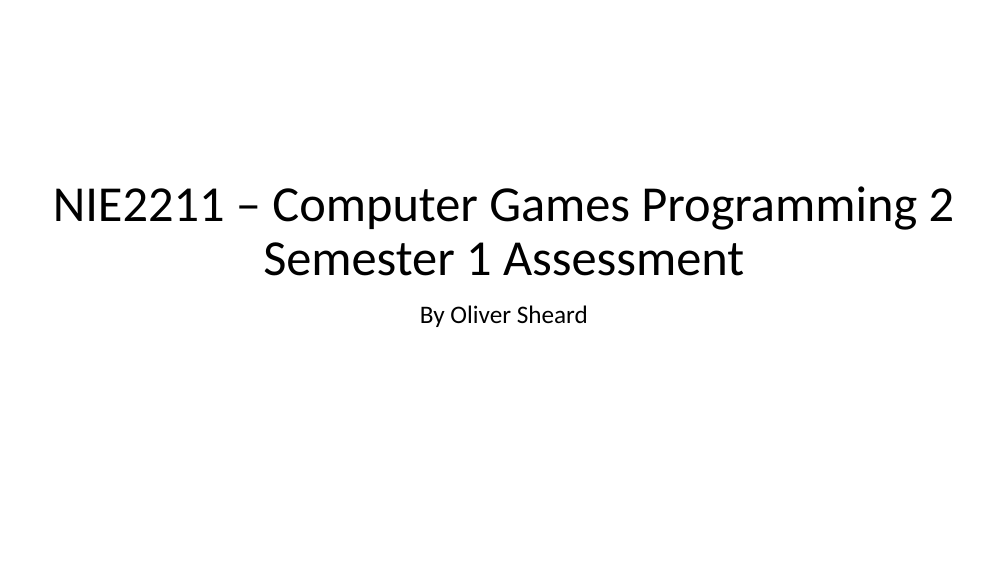
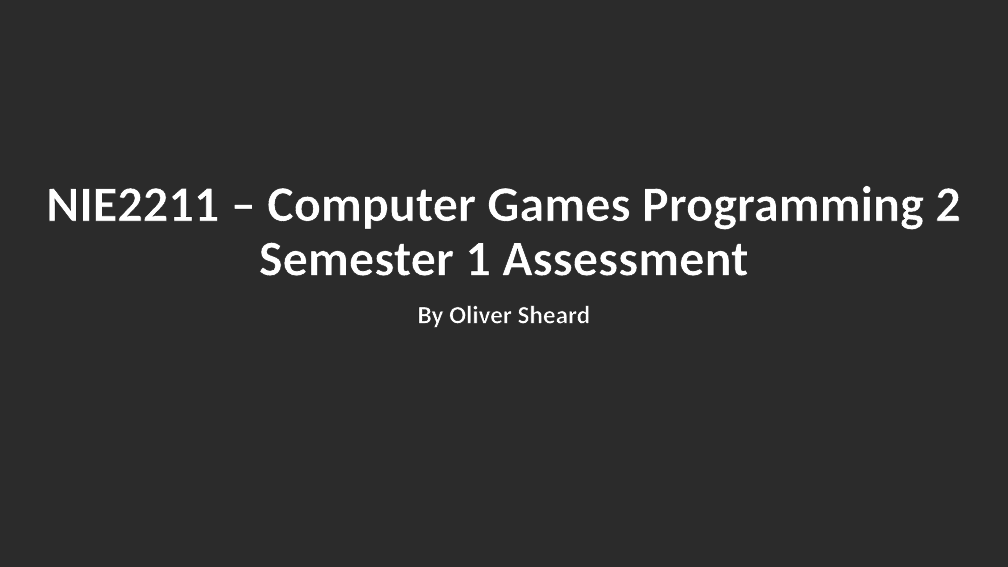
Before and after one commit to FinalFreedom/CPlusPlus2, a slide deck: slide 1 of CPlus/U1664298_OSHEARD.pptx. Drawn at 1008x567 pixels with LibreOffice and Linux fonts; fonts in the diff are those of the drawing; background and template pictures are left out; a plain dark background stands for a picture behind light text. Boxes give left, top, right and bottom in pixels: in the first picture for what was removed or moved away, otherwise in the second. Text is boxed around its words. In the diff, an @@ line names an element or a change of style, - is before the commit and + after.

```diff
--- a/CPlus/U1664298_OSHEARD.pptx
+++ b/CPlus/U1664298_OSHEARD.pptx
@@ background #FFFFFF to picture (left out) @@
@@ title "NIE2211 – Computer Games Programming ..." at [46, 186, 960, 276]: text colour #000000 to #FFFFFF, letter outline none to #000000 0.75 pt, bold on @@
@@ subtitle "By Oliver Sheard" at [418, 306, 591, 327]: text colour #000000 to #FFFFFF, letter outline none to #000000 0.75 pt, bold on @@
```
Also in this commit, not shown: 3 slides added, 40 other files.
